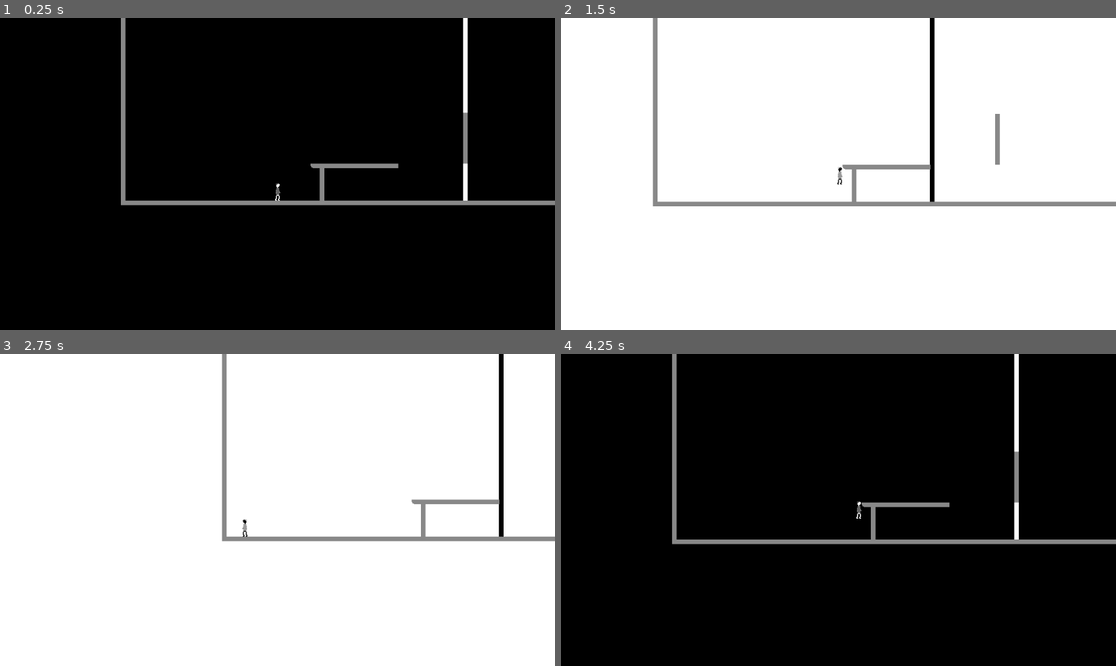
Above: before the commit, frames 1-4 (two rows, left to right).
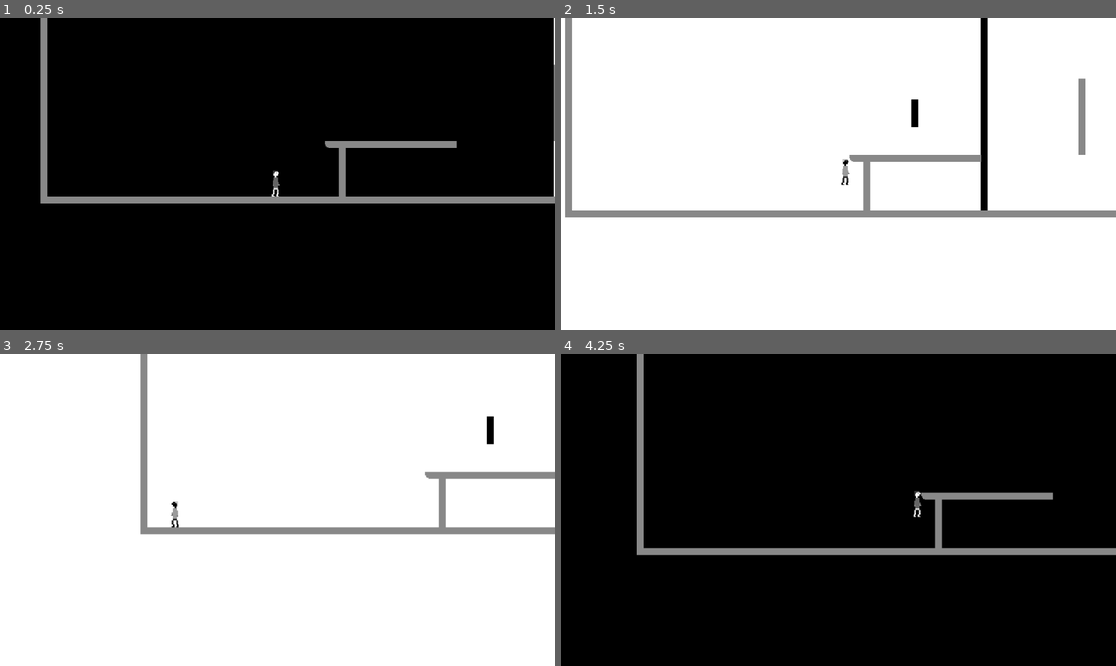
Above: after the commit, the same moments.

Repository: calza27/contrast
Game: Godot game, scene res://scenes/main.tscn
Two runs of this game, one before a commit and one after it. Both use one fixed random seed, a clock stepped at 60 frames per second and the inputs below.
Inputs:
- Up to frame 1 (0.25 s): no input
- Up to frame 2 (1.5 s): hold Ctrl (attack) 0.53-1.28 s; hold Right (move_right) from 0.53 s (still down); tap Space (jump) at 0.77 s; tap Up (colour_shift) at 1.35 s
- Up to frame 3 (2.75 s): tap Space (jump) at 1.52 s; release Right (move_right) at 2.03 s; hold Left (move_left) from 2.03 s (still down); hold Shift (dash) from 2.03 s (still down)
- Up to frame 4 (4.25 s): release Left (move_left) at 2.78 s; release Shift (dash) at 2.78 s; hold Right (move_right) from 2.78 s (still down); tap Ctrl (attack) at 2.85 s; tap Space (jump) at 3.02, 3.77 s; hold Up (colour_shift) from 3.53 s (still down)

The runs differ from the first frame. In frame 1, 5.0% of the frame differs, in the area x 7-100%, y 0-61%; in frame 2, 7.8%, in the area x 0-100%, y 0-64%; in frame 3, 5.7%; in frame 4, 6.4%.

Commit message:
Add ray casts for detecting overhead obstacles to avoid when jumping, and for detecting ledges to move camera. Add ability to set areas of a level where the camera locks to a position whilst the player is in the area

Diff:
--- a/project.godot
+++ b/project.godot
@@ -26,6 +26,7 @@
 
 window/size/viewport_width=960
 window/size/viewport_height=540
+window/stretch/scale=1.5
 
 [dotnet]
 
--- /dev/null
+++ b/scenes/PlayerCamera.tscn
@@ -0,0 +1,6 @@
+[gd_scene load_steps=2 format=3 uid="uid://u8svw6t6ckik"]
+
+[ext_resource type="Script" path="res://scripts/player_camera.gd" id="1_cx6g8"]
+
+[node name="PlayerCamera" type="Camera2D"]
+script = ExtResource("1_cx6g8")
--- /dev/null
+++ b/scenes/camera_area.tscn
@@ -0,0 +1,15 @@
+[gd_scene load_steps=2 format=3 uid="uid://cd3dsxakflmvo"]
+
+[ext_resource type="Script" path="res://scripts/camera_area.gd" id="1_wt7fd"]
+
+[node name="CameraArea" type="Area2D"]
+collision_layer = 0
+script = ExtResource("1_wt7fd")
+
+[node name="CameraPoint" type="Marker2D" parent="."]
+unique_name_in_owner = true
+
+[connection signal="area_entered" from="." to="." method="_on_area_entered"]
+[connection signal="area_shape_entered" from="." to="." method="_on_area_shape_entered"]
+[connection signal="body_entered" from="." to="." method="_on_body_entered"]
+[connection signal="body_exited" from="." to="." method="_on_body_exited"]
--- /dev/null
+++ b/scenes/camera_register.tscn
@@ -0,0 +1,6 @@
+[gd_scene load_steps=2 format=3 uid="uid://cfmmfj17rd00v"]
+
+[ext_resource type="Script" path="res://scripts/camera_register.gd" id="1_2rk07"]
+
+[node name="CameraRegister" type="Node"]
+script = ExtResource("1_2rk07")
--- a/scenes/main.tscn
+++ b/scenes/main.tscn
@@ -1,32 +1,32 @@
-[gd_scene load_steps=7 format=4 uid="uid://dr74ahuvwjml1"]
+[gd_scene load_steps=11 format=4 uid="uid://dr74ahuvwjml1"]
 
 [ext_resource type="Script" path="res://scripts/level.gd" id="1_rfg5x"]
 [ext_resource type="PackedScene" uid="uid://cobay4sn23xna" path="res://scenes/player/player.tscn" id="2_yr4l0"]
 [ext_resource type="PackedScene" uid="uid://clas1spykxk55" path="res://scenes/background.tscn" id="3_6mf0e"]
 [ext_resource type="PackedScene" uid="uid://dda6xyqni2ujd" path="res://scenes/ColouredTileMap.tscn" id="3_gx1yj"]
 [ext_resource type="PackedScene" uid="uid://8nb0orlb4eiv" path="res://scenes/kill_zone.tscn" id="4_3mbb7"]
+[ext_resource type="Script" path="res://scripts/player_camera.gd" id="6_2qt0b"]
+[ext_resource type="Script" path="res://scripts/camera_register.gd" id="7_e0fo7"]
+[ext_resource type="PackedScene" uid="uid://cd3dsxakflmvo" path="res://scenes/camera_area.tscn" id="8_jrpsu"]
 
 [sub_resource type="WorldBoundaryShape2D" id="WorldBoundaryShape2D_nuqdh"]
+
+[sub_resource type="RectangleShape2D" id="RectangleShape2D_c614w"]
+size = Vector2(120, 96)
 
 [node name="Main" type="Node2D"]
 script = ExtResource("1_rfg5x")
 
-[node name="Player" parent="." groups=["player"] instance=ExtResource("2_yr4l0")]
-position = Vector2(287, 547)
-
-[node name="Camera2D" type="Camera2D" parent="Player"]
-limit_bottom = 800
-position_smoothing_enabled = true
-
 [node name="Background" parent="." instance=ExtResource("3_6mf0e")]
 
 [node name="GreyTileMap" parent="." instance=ExtResource("3_gx1yj")]
+z_index = 1
 tile_map_data = PackedByteArray("AAAiAEgAAAAFAAgAAAAjAEgAAAAFAAgAAAAkAEgAAAAFAAgAAAAlAEgAAAAFAAgAAAAmAEgAAAAFAAgAAAAnAE …(10576 unchanged characters)…
 mode = 2
 
 [node name="BlackTileMap" parent="." instance=ExtResource("3_gx1yj")]
 position = Vector2(439.454, 343.953)
-tile_map_data = PackedByteArray("AAAHABUAAAALAAMAAAAHABYAAAA …(2655 unchanged characters)… AEAAAAAAAjAM3/AAAEAAAAAAAkAM7/AAAEAAAAAAA=")
+tile_map_data = PackedByteArray("AAAHABUAAAALAAMAAAAHABYAAAA …(2655 unchanged characters)… AEAAAAAAAjAM3/AAAEAAAAAAAkAM7/AAAEAAAAAAD9/xAAAAAFAAAAAAD9/w8AAAAFAAAAAAD9/w4AAAAFAAAAAAD9/w0AAAAFAAAAAAA=")
 
 [node name="WhiteTileMap" parent="." instance=ExtResource("3_gx1yj")]
 tile_map_data = PackedByteArray("AABMAEAAAAAMAAMAAABMAEEAAAAMAAMAAABMAEIAAAAMAAMAAABMAEMAAAAMAAMAAABMAEQAAAAMAAMAAABMAE …(1296 unchanged characters)…
@@ -39,3 +39,22 @@
 
 [node name="WorldBoundary" type="CollisionShape2D" parent="WorldBoundary"]
 shape = SubResource("WorldBoundaryShape2D_nuqdh")
+
+[node name="CameraArea1" parent="." instance=ExtResource("8_jrpsu")]
+position = Vector2(968, 131)
+
+[node name="CollisionShape2D" type="CollisionShape2D" parent="CameraArea1"]
+shape = SubResource("RectangleShape2D_c614w")
+
+[node name="Player" parent="." groups=["player"] instance=ExtResource("2_yr4l0")]
+position = Vector2(287, 547)
+
+[node name="PlayerCamera" type="Camera2D" parent="." node_paths=PackedStringArray("player")]
+position = Vector2(288, 547)
+script = ExtResource("6_2qt0b")
+player = NodePath("../Player")
+
+[node name="CameraRegister" type="Node" parent="." node_paths=PackedStringArray("player_camera", "camera_areas")]
+script = ExtResource("7_e0fo7")
+player_camera = NodePath("../PlayerCamera")
+camera_areas = [NodePath("../CameraArea1")]
--- a/scenes/player/player.tscn
+++ b/scenes/player/player.tscn
@@ -33,6 +33,42 @@
 unique_name_in_owner = true
 position = Vector2(6, 15)
 target_position = Vector2(0, -30)
+collision_mask = 9
+
+[node name="UpperOuterLeft" type="RayCast2D" parent="."]
+unique_name_in_owner = true
+position = Vector2(-3, -15)
+target_position = Vector2(0, -5)
+collision_mask = 9
+
+[node name="UpperInnerLeft" type="RayCast2D" parent="."]
+unique_name_in_owner = true
+position = Vector2(-1, -15)
+target_position = Vector2(0, -5)
+collision_mask = 9
+
+[node name="UpperInnerRight" type="RayCast2D" parent="."]
+unique_name_in_owner = true
+position = Vector2(1, -15)
+target_position = Vector2(0, -5)
+collision_mask = 9
+
+[node name="UpperOuterRight" type="RayCast2D" parent="."]
+unique_name_in_owner = true
+position = Vector2(3, -15)
+target_position = Vector2(0, -5)
+collision_mask = 9
+
+[node name="LowerOuterRight" type="RayCast2D" parent="."]
+unique_name_in_owner = true
+position = Vector2(3, 15)
+target_position = Vector2(0, 5)
+collision_mask = 9
+
+[node name="LowerOuterLeft" type="RayCast2D" parent="."]
+unique_name_in_owner = true
+position = Vector2(-3, 15)
+target_position = Vector2(0, 5)
 collision_mask = 9
 
 [node name="PlayerSprite" parent="." instance=ExtResource("3_64f68")]
--- /dev/null
+++ b/scripts/camera_area.gd
@@ -0,0 +1,17 @@
+class_name CameraArea
+extends Area2D
+
+signal player_entered(CameraArea)
+signal player_exited(CameraArea)
+@export var mode: Constants.Colour
+@onready var camera_point: Marker2D = %CameraPoint
+
+func _ready() -> void:
+	self.set_collision_layer_value(self.mode+2, true)
+	self.set_collision_mask_value(self.mode+2, true)
+
+func _on_body_entered(_body: Node2D) -> void:
+	self.player_entered.emit(self)
+
+func _on_body_exited(_body: Node2D) -> void:
+	self.player_exited.emit(self)
--- /dev/null
+++ b/scripts/camera_register.gd
@@ -0,0 +1,16 @@
+class_name CameraRegister
+extends Node
+
+@export var player_camera: PlayerCamera
+@export var camera_areas: Array[CameraArea]
+
+func _ready() -> void:
+	for area in self.camera_areas:
+		area.player_entered.connect(_on_player_entered_area)
+		area.player_exited.connect(_on_player_exited_area)
+
+func _on_player_entered_area(area: CameraArea) -> void:
+	self.player_camera.active_marker = area.camera_point
+
+func _on_player_exited_area(_area: CameraArea) -> void:
+	self.player_camera.active_marker = Utils.get_player().camera_marker
--- a/scripts/kill_zone.gd
+++ b/scripts/kill_zone.gd
@@ -8,7 +8,7 @@
 	self.set_collision_layer_value(self.mode+2, true)
 	self.set_collision_mask_value(self.mode+2, true)
 
-func _on_body_entered(body: Node2D) -> void:
+func _on_body_entered(_body: Node2D) -> void:
 	if mode != GameState.background_colour:
 		timer.start()
 
--- a/scripts/player/player.gd
+++ b/scripts/player/player.gd
@@ -10,16 +10,35 @@
 @export var JUMP_CUT_MULTI: float = 0.5
 @export var HANG_THRESHOLD: float = 50
 @export var HANG_MULTI: float = 0.75
-
+@export var JUMP_SHIFT_DISTANCE: int = 8
+@export var CAMERA_LEDGE_TIMEOUT: float = 1.0
+var _ray_casts: Array = []
+var _camera_ledge_timer: float = 0
 @onready var ray_left: RayCast2D = %RayLeft
 @onready var ray_right: RayCast2D = %RayRight
+@onready var upper_outer_left: RayCast2D = %UpperOuterLeft
+@onready var upper_inner_left: RayCast2D = %UpperInnerLeft
+@onready var upper_inner_right: RayCast2D = %UpperInnerRight
+@onready var upper_outer_right: RayCast2D = %UpperOuterRight
+@onready var lower_outer_right: RayCast2D = %LowerOuterRight
+@onready var lower_outer_left: RayCast2D = %LowerOuterLeft
 @onready var player_sprite: ColorShiftSprite = %PlayerSprite
 @onready var state_machine: PlayerStateMachine = %PlayerStateMachine
+@onready var camera_marker: Marker2D = %CameraMarker
 
 func _ready() -> void:
 	SignalBus.colour_shift.connect(self._on_colour_shift)
 	self._on_colour_shift(GameState.background_colour)
 	self.state_machine.start(self)
+	self._ray_casts.append(ray_left)
+	self._ray_casts.append(ray_right)
+	self._ray_casts.append(upper_outer_left)
+	self._ray_casts.append(upper_inner_left)
+	self._ray_casts.append(upper_inner_right)
+	self._ray_casts.append(upper_outer_right)
+	self._ray_casts.append(lower_outer_right)
+	self._ray_casts.append(lower_outer_left)
+	self._reset_camera_point()
 
 func wall_collision(wall_normal_x: float) -> bool:
 	if wall_normal_x == 0:
@@ -30,23 +49,54 @@
 		return false
 	return true
 
-func _physics_process(_delta: float) -> void:
+func can_shift_past_overhead_wall() -> Constants.Direction:
+	if upper_inner_left.is_colliding() && !upper_outer_left.is_colliding():
+		return Constants.Direction.LEFT
+	if upper_inner_right.is_colliding() && !upper_outer_right.is_colliding():
+		return Constants.Direction.RIGHT
+	return Constants.Direction.NONE
+
+func can_look_over_ledge() -> Constants.Direction:
+	if !lower_outer_left.is_colliding() && lower_outer_right.is_colliding() && self.player_sprite.scale.x == -1:
+		return Constants.Direction.LEFT
+	if !lower_outer_right.is_colliding() && lower_outer_left.is_colliding() && self.player_sprite.scale.x == 1:
+		return Constants.Direction.RIGHT
+	return Constants.Direction.NONE
+
+func _physics_process(delta: float) -> void:
 	if self.velocity.x != 0:
 		self.player_sprite.scale.x = (self.velocity.x / abs(self.velocity.x))
 	self.move_and_slide()
+
+	if !self.can_look_over_ledge():
+		self._camera_ledge_timer = 0
+		self._reset_camera_point()
+	else:
+		if self._camera_ledge_timer <= 0:
+			self._camera_ledge_timer = self.CAMERA_LEDGE_TIMEOUT
+		else:
+			self._camera_ledge_timer -= delta
+			if self._camera_ledge_timer <= 0:
+				self._camera_ledge_shift()
 
 func _on_colour_shift(color: Constants.Colour) -> void:
 	if color == Constants.Colour.BLACK:
 		self.set_collision_mask_value(2, false)
 		self.set_collision_mask_value(3, true)
-		self.ray_left.set_collision_mask_value(2, false)
-		self.ray_left.set_collision_mask_value(3, true)
-		self.ray_right.set_collision_mask_value(2, false)
-		self.ray_right.set_collision_mask_value(3, true)
+		for ray in self._ray_casts:
+			ray.set_collision_mask_value(2, false)
+			ray.set_collision_mask_value(3, true)
 	elif color == Constants.Colour.WHITE:
 		self.set_collision_mask_value(2, true)
 		self.set_collision_mask_value(3, false)
-		self.ray_left.set_collision_mask_value(2, true)
-		self.ray_left.set_collision_mask_value(3, false)
-		self.ray_right.set_collision_mask_value(2, true)
-		self.ray_right.set_collision_mask_value(3, false)
+		for ray in self._ray_casts:
+			ray.set_collision_mask_value(2, true)
+			ray.set_collision_mask_value(3, false)
+
+func _camera_ledge_shift() -> void:
+	self.camera_marker.position.x = 20
+	self.camera_marker.position.y = 40
+
+func _reset_camera_point() -> void:
+	self.camera_marker.position.x = 5
+	self.camera_marker.position.y = 1
--- /dev/null
+++ b/scripts/player_camera.gd
@@ -0,0 +1,20 @@
+class_name PlayerCamera
+extends Camera2D
+
+@export var lag: float = 0.75
+@export var player: Player
+var camera_tween: Tween
+var active_marker: Marker2D
+
+func _ready() -> void:
+	self.active_marker = self.player.camera_marker
+
+func _process(_delta: float) -> void:
+	if camera_tween:
+		camera_tween.kill()
+
+	camera_tween = get_tree().create_tween().set_ease(Tween.EASE_OUT).set_trans(Tween.TRANS_SINE)
+	camera_tween.tween_property(self, "global_position", _get_position_for_camera(), self.lag)
+
+func _get_position_for_camera() -> Vector2:
+	return self.active_marker.global_position
--- a/scripts/singletons/enums.gd
+++ b/scripts/singletons/enums.gd
@@ -2,6 +2,7 @@
 
 enum Group { PLAYER, BLACK, WHITE, GREY }
 enum Colour { BLACK, WHITE, GREY }
+enum Direction { NONE, LEFT, RIGHT }
 
 const FILES: Dictionary = {
 	"colour_shift_material": "res://shaders/color_shift_material.tres"
--- a/scripts/states/player/player_dash.gd
+++ b/scripts/states/player/player_dash.gd
@@ -23,9 +23,10 @@
 	self.set_player_velocity_x(speed)
 
 func physics_update(delta: float) -> void:
-	self.timer -= delta
-	if self.timer <= 0:
-		self.transition.emit(self, Type.MOVE)
+	if self.timer > 0:
+		self.timer -= delta
+		if self.timer <= 0:
+			self.transition.emit(self, Type.MOVE)
 
 func input(event: InputEvent) -> void:
 	if event.is_action_pressed("attack"):
--- a/scripts/states/player/player_jump.gd
+++ b/scripts/states/player/player_jump.gd
@@ -12,6 +12,11 @@
 
 func physics_update(_delta: float) -> void:
 	self.set_player_velocity_y(self._player.JUMP_VELOCITY)
+	var shift_direction: Constants.Direction = self._player.can_shift_past_overhead_wall()
+	if shift_direction == Constants.Direction.LEFT:
+		self._player.global_position.x -= self._player.JUMP_SHIFT_DISTANCE
+	elif shift_direction == Constants.Direction.RIGHT:
+		self._player.global_position.x += self._player.JUMP_SHIFT_DISTANCE
 	self.transition.emit(self, Type.FALL)
 
 func get_type() -> Type:
Binary file changed: assets/Player.aseprite
